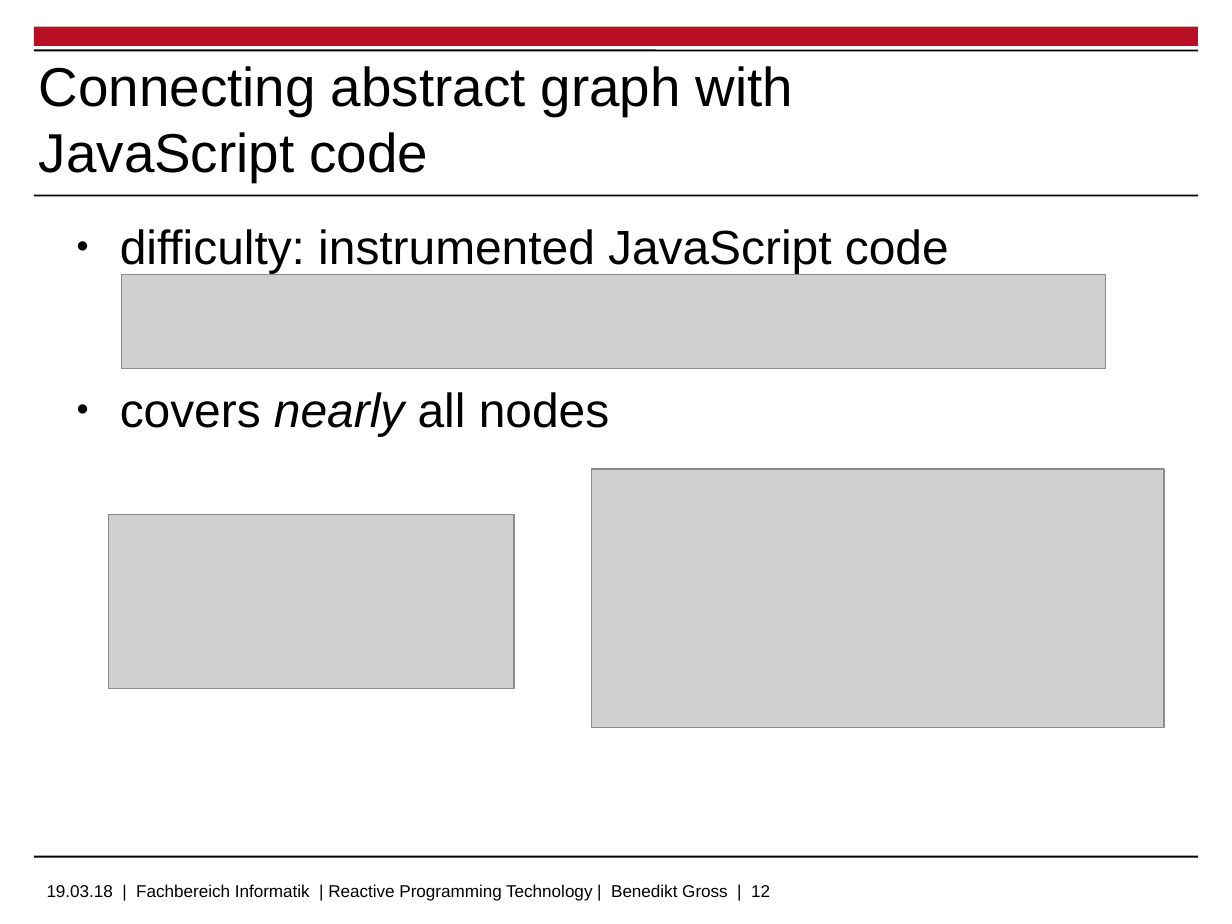
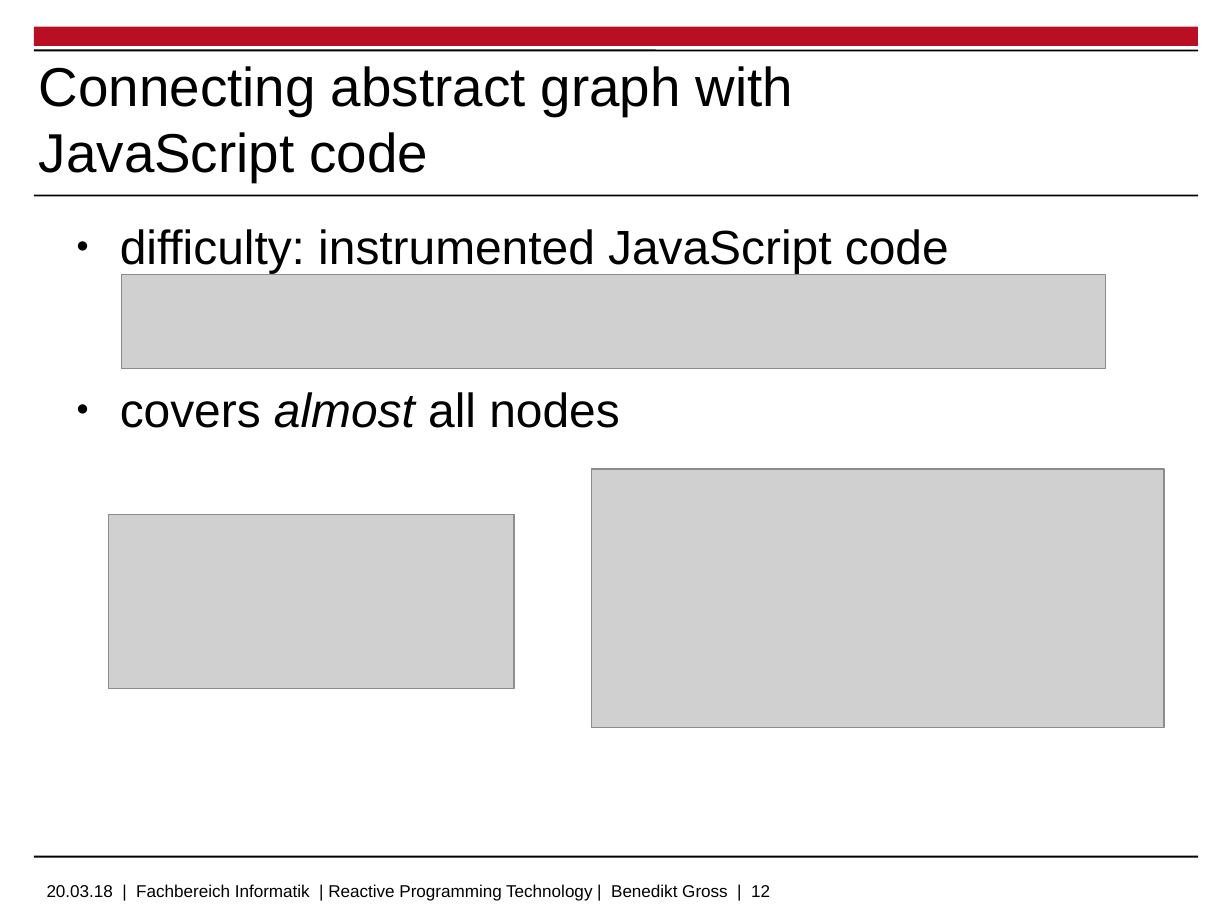
Before and after one commit to allprojects/chrome-reactive-inspector-3, a slide deck: slide 12 of Documentation/BenediktGross-presentation.odp. Drawn at 1232x924 pixels with LibreOffice and Linux fonts; fonts in the diff are those of the drawing; grey boxes stand for pictures; background and template pictures are left out. Boxes give left, top, right and bottom in pixels: in the first picture for what was removed or moved away, otherwise in the second. Text is boxed around its words. In the diff, an @@ line names an element or a change of style, - is before the commit and + after.

Commit message:
documentation: updated Benedikt Gross presentation slides

```diff
--- a/Documentation/BenediktGross-presentation.odp
+++ b/Documentation/BenediktGross-presentation.odp
@@ text at (120, 392, 619, 428): text changed @@
-● covers nearly all nodes
+● covers almost all nodes
@@ text at (47, 884, 770, 901): text changed @@
-19.03.18 | Fachbereich Informatik | Reactive Programming Technology | Benedikt Gross | 12
+20.03.18 | Fachbereich Informatik | Reactive Programming Technology | Benedikt Gross | 12
```
Also in this commit, not shown: 2 other slides changed, 1 other file.
